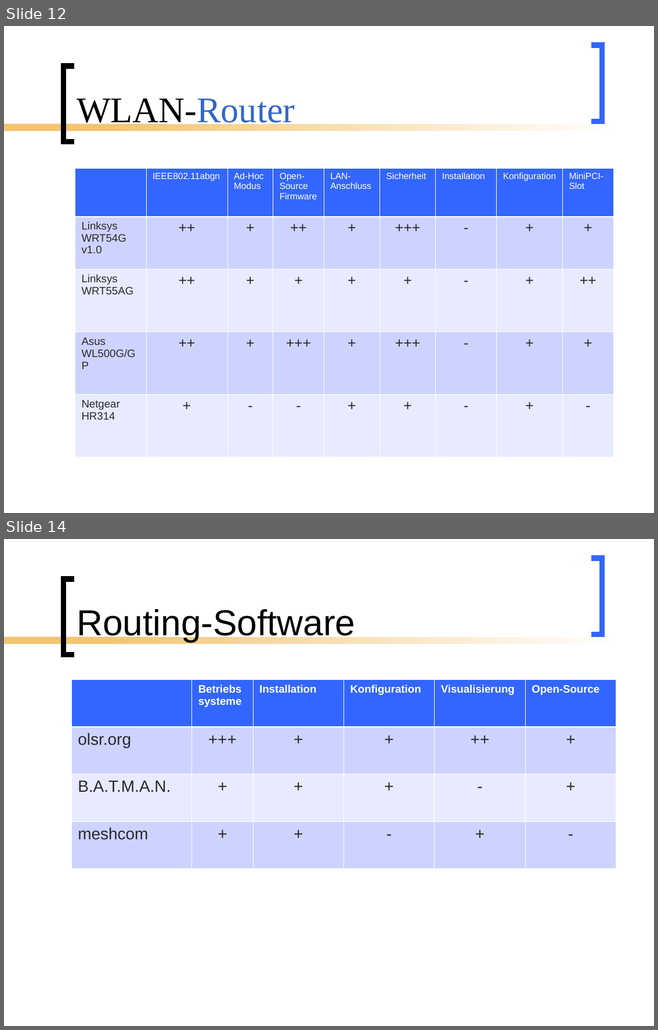
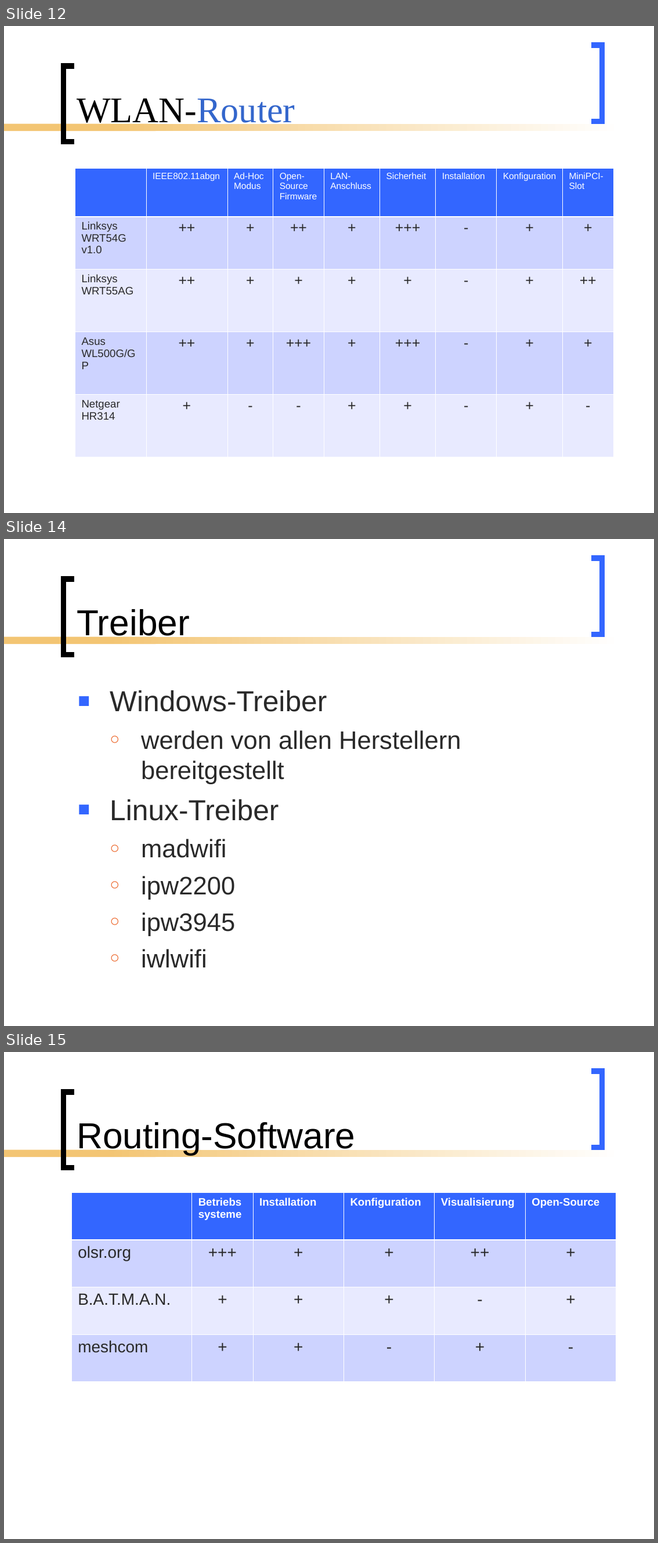
Before and after one commit to BackupTheBerlios/mesh2nexus-svn, a slide deck: documents/folien/MeshNew2.ppt. Shown one above the other, each under a label of ours: slides 12 and 14 before the commit, slides 12, 14 and 15 after it; the slides between them are not shown. The pictures are 658x1030 and 658x1543 pixels, drawn with LibreOffice and Linux fonts; fonts in the diff are those of the drawing. Boxes give left, top, right and bottom in pixels: in the first picture for what was removed or moved away, otherwise in the second. Text is boxed around its words. In the diff, an @@ line names an element or a change of style, - is before the commit and + after.

```diff
--- a/documents/folien/MeshNew2.ppt
+++ b/documents/folien/MeshNew2.ppt
@@ slide 14 added at bbox=[4, 539, 654, 1026], background #FFFFFF; not listed: 4 template elements that a slide beside it also shows @@
@@ title added at bbox=[76, 609, 190, 642], 40 pt, text #000000 @@
+Treiber
@@ text added at bbox=[110, 690, 460, 968], 28 pt, text #292929 @@
+■ Windows-Treiber
+  ○ werden von allen Herstellern bereitgestellt
+■ Linux-Treiber
+  ○ madwifi
+  ○ ipw2200
+  ○ ipw3945
+  ○ iwlwifi
@@ what was slide 14 is now slide 15 @@
```
Also in this commit, not shown: 4 slides changed, 2 other slides added.
